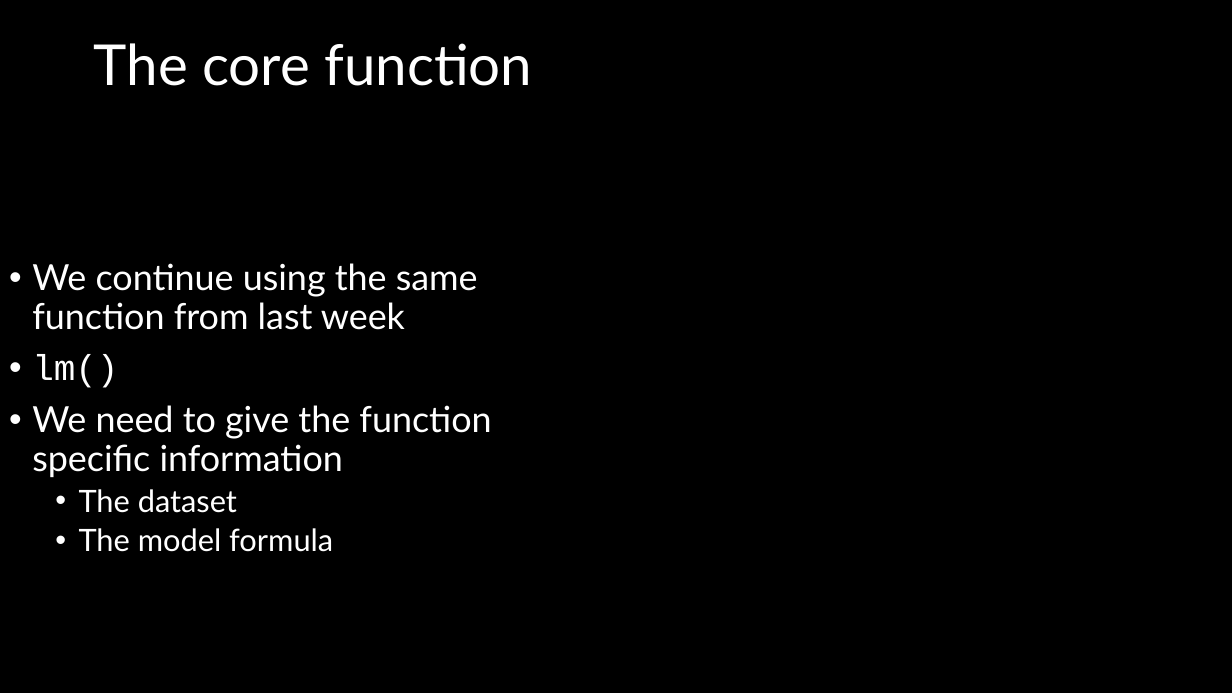
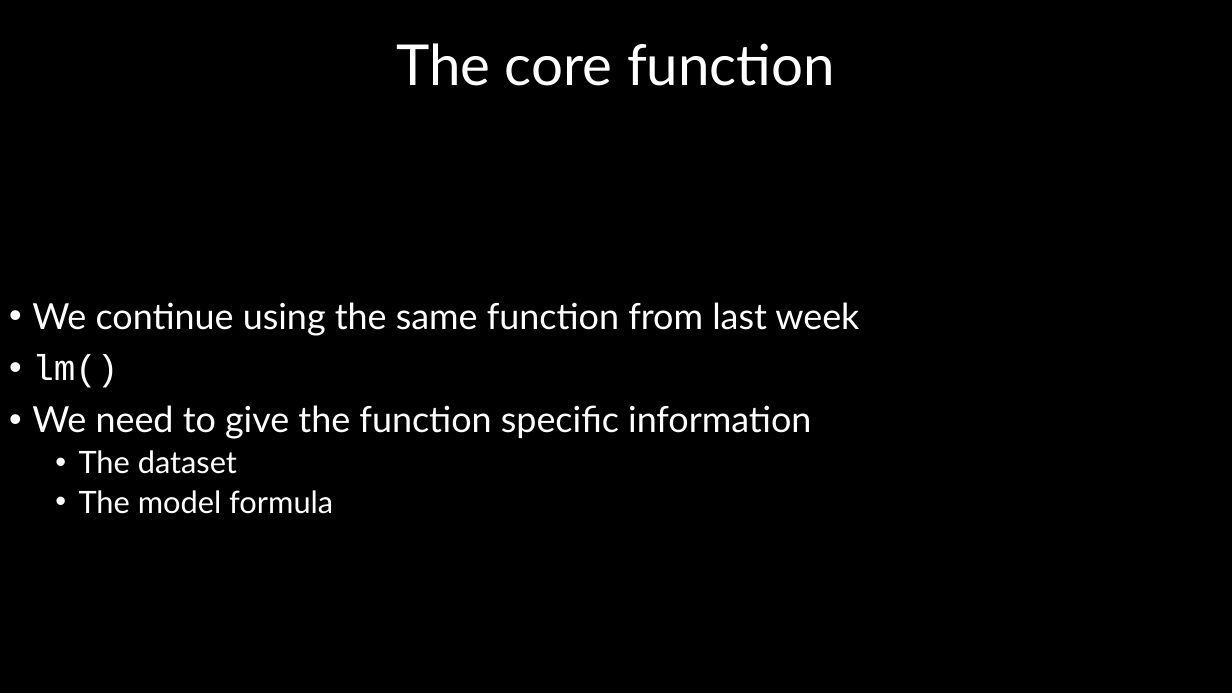
Before and after one commit to DeonRoos/stats-for-biologists, a slide deck: slide 3 of Lectures/Lecture 05.2 Interpreting LM with categorical.pptx. Drawn at 1232x693 pixels with LibreOffice and Linux fonts; fonts in the diff are those of the drawing. Boxes give left, top, right and bottom in pixels: in the first picture for what was removed or moved away, otherwise in the second. Text is boxed around its words. In the diff, an @@ line names an element or a change of style, - is before the commit and + after.

```diff
--- a/Lectures/Lecture 05.2 Interpreting LM with categorical.pptx
+++ b/Lectures/Lecture 05.2 Interpreting LM with categorical.pptx
@@ title "The core function": place and size @@
-title "The core function" at [94,43,533,86]
+title "The core function" at [396,43,835,86]
@@ text "We continue using the same ..." rewrapped from [32,263,491,552] to [32,302,859,514] @@
```
Also in this commit, not shown: 13 other files.
